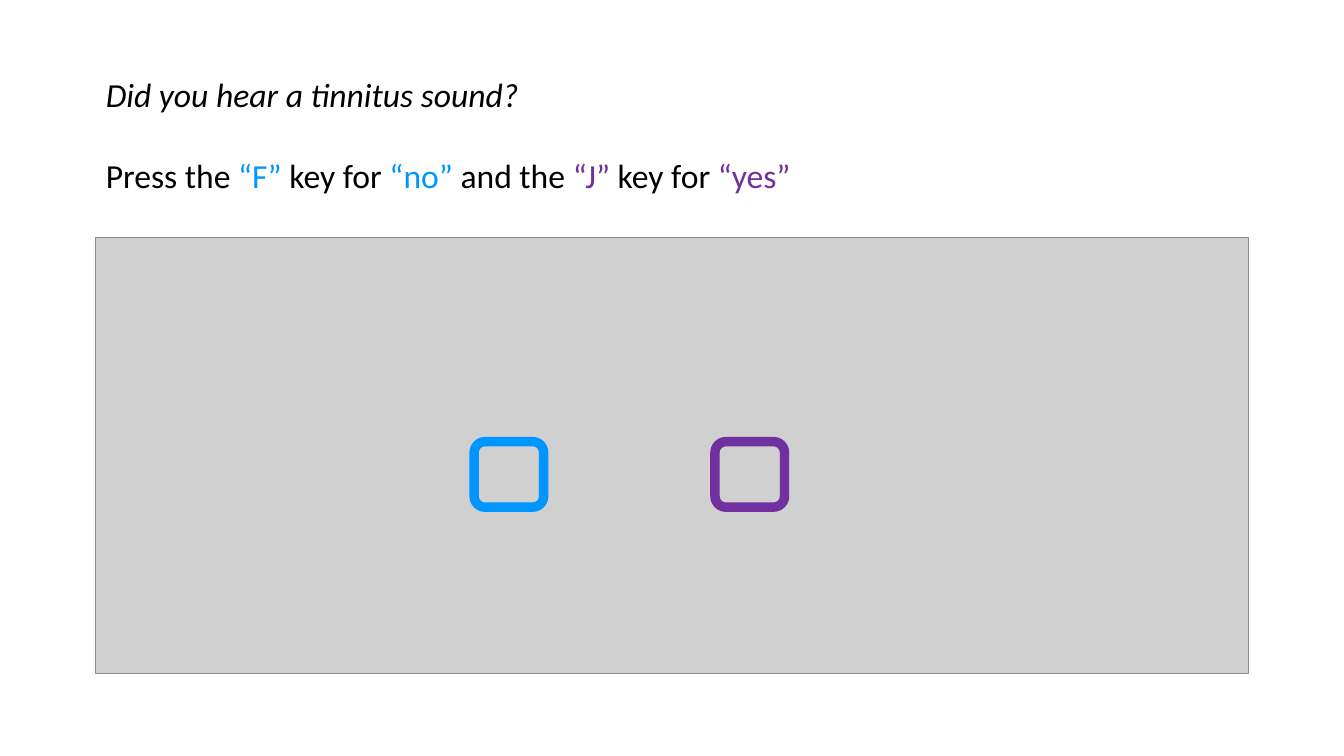
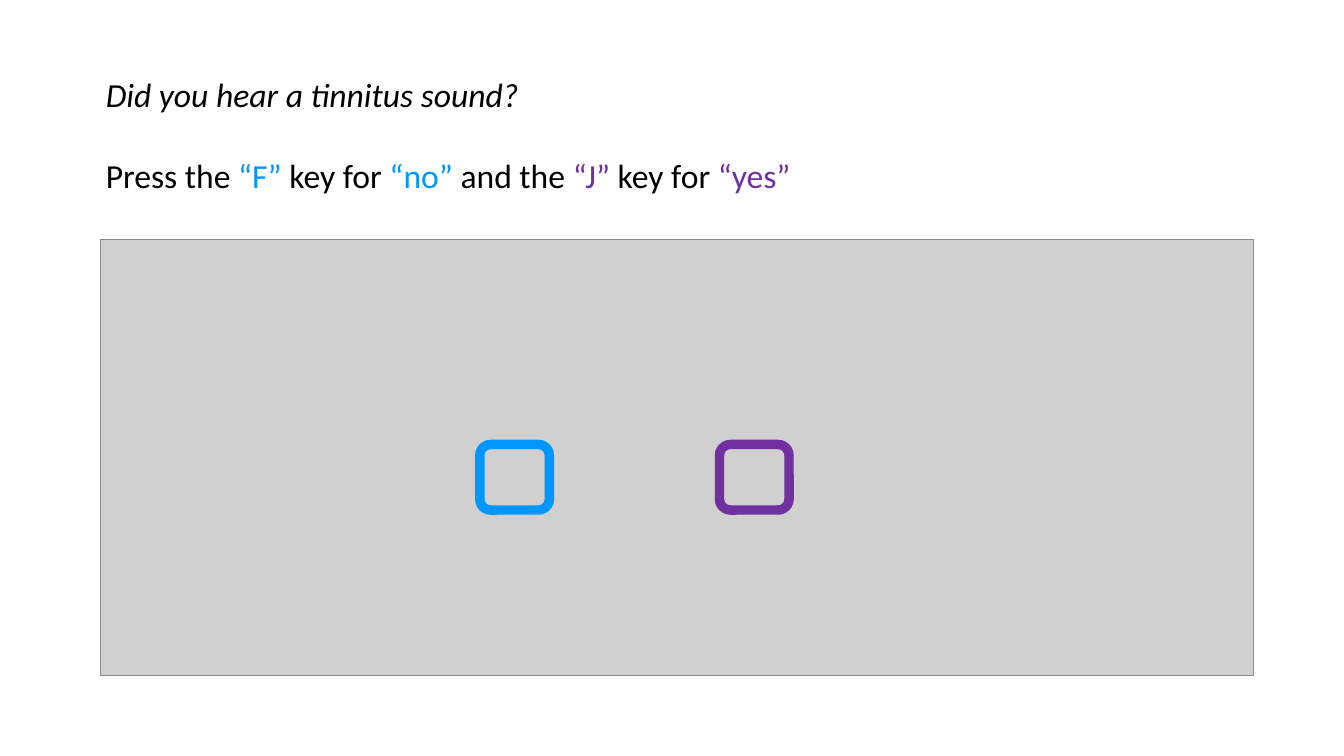
Before and after one commit to The-Lammert-Lab/tinnitus-reconstruction, a slide deck: slide 1 of code/experiment/fixationscreen/ppts/Slide2C.pptx. Drawn at 1344x756 pixels with LibreOffice and Linux fonts; fonts in the diff are those of the drawing; grey boxes stand for pictures. Boxes give left, top, right and bottom in pixels: in the first picture for what was removed or moved away, otherwise in the second. Text is boxed around its words. In the diff, an @@ line names an element or a change of style, - is before the commit and + after.

```diff
--- a/code/experiment/fixationscreen/ppts/Slide2C.pptx
+++ b/code/experiment/fixationscreen/ppts/Slide2C.pptx
@@ 2 rounded rectangles, 1 picture: place and size @@
-2 rounded rectangles, 1 picture at bbox=[96, 237, 1248, 674]
+2 rounded rectangles, 1 picture at bbox=[101, 240, 1253, 677]
```
Also in this commit, not shown: 20 other files.
